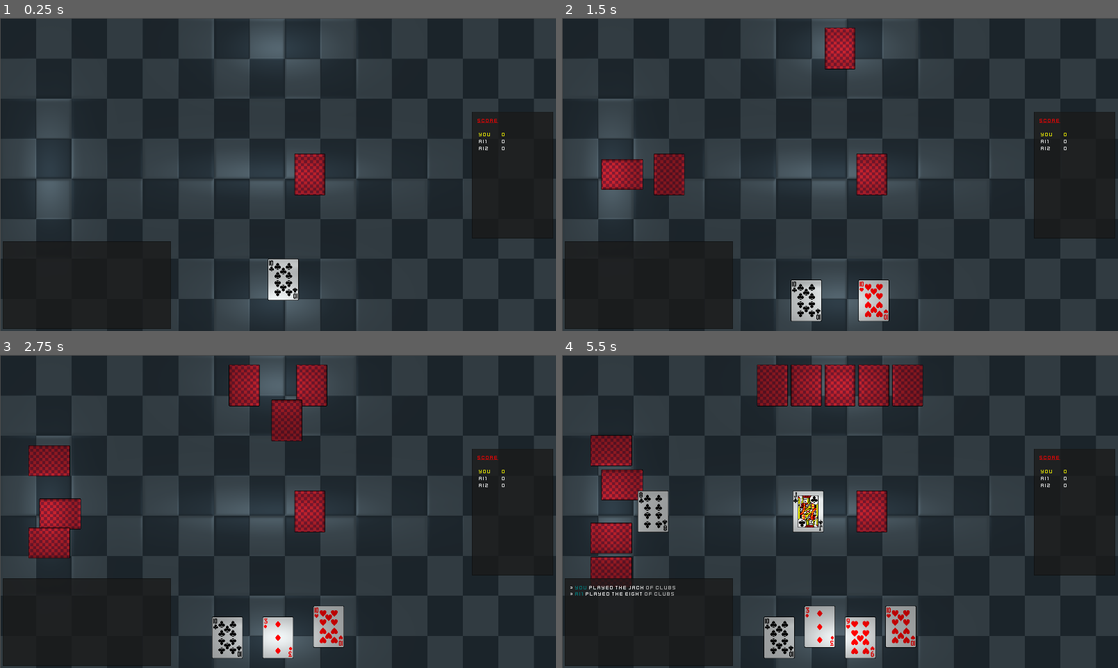
Above: before the commit, frames 1-4 (two rows, left to right).
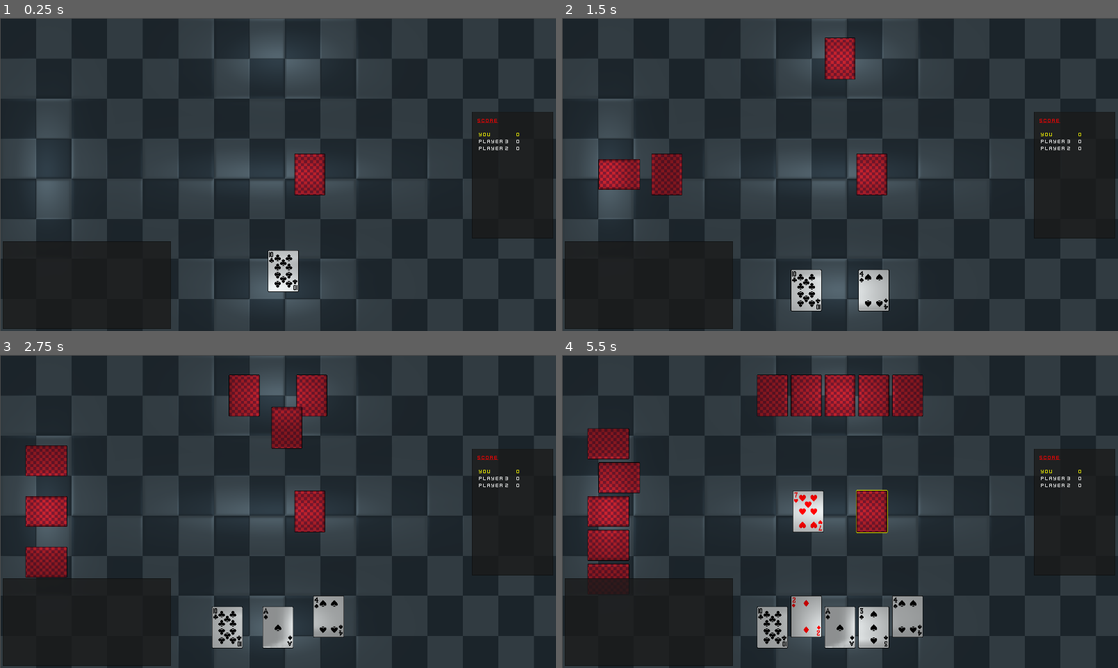
Above: after the commit, the same moments.

Repository: mhogar/CardGameEngine
Game: Godot game, scene res://core/game/una/Una.tscn
The game is run twice, just before and just after one commit, with the same random seed, the same clock (stepped at 60 frames per second) and the same inputs.
Inputs (mouse positions are in pixels of both pictures, inside the frame that each line leads up to):
- Up to frame 1 (0.25 s): no input
- Up to frame 2 (1.5 s): move the mouse to (840, 299) at 0.52 s; click (840, 299) at 0.6 s; move the mouse to (612, 174) at 1.27 s; click (612, 174) at 1.35 s
- Up to frame 3 (2.75 s): move the mouse to (311, 636) at 2.02 s; click (311, 636) at 2.1 s
- Up to frame 4 (5.5 s): move the mouse to (840, 636) at 2.77 s; click (840, 636) at 2.85 s; move the mouse to (817, 636) at 3.52 s; click (817, 636) at 3.6 s; move the mouse to (856, 636) at 4.27 s; click (856, 636) at 4.35 s; move the mouse to (612, 477) at 5.02 s; click (612, 477) at 5.1 s

The runs differ from the first frame. In frame 1, 0.7% of the frame differs, in the area x 48-94%, y 36-91%; in frame 2, 3.3%; in frame 3, 6.5%; in frame 4, 12%, in the area x 1-94%, y 3-97%.

Commit message:
Add player controllers

Diff:
--- a/core/deck/Deck.gd
+++ b/core/deck/Deck.gd
@@ -1,7 +1,6 @@
 extends Node2D
 class_name Deck
 
-export var deck_name := "Deck"
 export var is_sorted := false
 export var is_face_up := false
 
--- a/core/events/EventFactory.gd
+++ b/core/events/EventFactory.gd
@@ -188,7 +188,7 @@
 
 	queue.merge(move_cards_event({ "source_deck": source, "dest_deck": pile }))
 	queue.map(shuffle_pile(pile))
-	queue.map(log_message("Reshuffled " + pile.deck_name))
+	queue.map(log_message("Reshuffled " + pile.name))
 
 	return queue
 
--- a/core/events/card/SelectCard.gd
+++ b/core/events/card/SelectCard.gd
@@ -4,11 +4,11 @@
 
 func execute(_ctx : GameContext, inputs : Dictionary):
 	var deck : Deck = inputs["source_deck"]
-	var player : Player = inputs["player"]
+	var controller : PlayerController = inputs["player"].get_controller()
 	var selectable_indices : Array = inputs["selectable_indices"]
 
-	player.connect("select_card", self, "_on_select_card", [], CONNECT_DEFERRED | CONNECT_ONESHOT)
-	player.select_card(deck, selectable_indices)
+	controller.connect("select_card", self, "_on_select_card", [], CONNECT_DEFERRED | CONNECT_ONESHOT)
+	controller.select_card(deck, selectable_indices)
 
 
 func _on_select_card(index : int):
--- a/core/game/Game.gd
+++ b/core/game/Game.gd
@@ -36,14 +36,20 @@
 		player.clear_decks()
 		game_ctx.players.append(player)
 
+	game_ctx.players.sort_custom(self, "_compare_players")
+
 	game_ctx.piles.clear()
 	for pile in piles.get_children():
 		pile.clear()
-		game_ctx.piles[pile.deck_name] = pile
+		game_ctx.piles[pile.name] = pile
 
 
 func start():
 	game_loop.execute(game_ctx, { "num_iter": 1})
+
+
+func _compare_players(a : Player, b : Player):
+	return a.table_index < b.table_index
 
 
 func _on_GameLoop_completed(_event, _outputs):
--- a/core/game/Game.tscn
+++ b/core/game/Game.tscn
@@ -6,7 +6,6 @@
 [ext_resource path="res://core/gui/game/Scoreboard.tscn" type="PackedScene" id=4]
 [ext_resource path="res://assets/table_tile.png" type="Texture" id=5]
 [ext_resource path="res://assets/table_tile_n.png" type="Texture" id=6]
-[ext_resource path="res://core/players/Human.tscn" type="PackedScene" id=7]
 [ext_resource path="res://core/gui/menu/ReplayMenu.tscn" type="PackedScene" id=8]
 
 [node name="Game" type="Node2D"]
@@ -55,9 +54,6 @@
 
 [node name="Players" type="Node2D" parent="Table"]
 
-[node name="HumanPlayer" parent="Table/Players" instance=ExtResource( 7 )]
-position = Vector2( 0, 435 )
-
 [node name="Piles" type="Node2D" parent="Table"]
 
 [connection signal="completed" from="GameLoop" to="." method="_on_GameLoop_completed"]
--- a/core/game/scoreboard/PlayerScore.gd
+++ b/core/game/scoreboard/PlayerScore.gd
@@ -6,7 +6,7 @@
 
 func _init(players : Array):
 	for player in players:
-		scores[player.player_name] = 0
+		scores[player.name] = 0
 
 
 func set_value(player : String, score : int):
--- a/core/game/una/Una.tscn
+++ b/core/game/una/Una.tscn
@@ -1,10 +1,12 @@
-[gd_scene load_steps=6 format=2]
+[gd_scene load_steps=8 format=2]
 
 [ext_resource path="res://core/game/una/Una.gd" type="Script" id=1]
 [ext_resource path="res://core/deck/Pile.tscn" type="PackedScene" id=2]
-[ext_resource path="res://core/players/AI.tscn" type="PackedScene" id=3]
+[ext_resource path="res://core/game/una/UnaPlayer.tscn" type="PackedScene" id=3]
 [ext_resource path="res://core/game/Game.tscn" type="PackedScene" id=4]
 [ext_resource path="res://assets/light.png" type="Texture" id=5]
+[ext_resource path="res://core/players/HumanController.tscn" type="PackedScene" id=6]
+[ext_resource path="res://core/players/AIController.tscn" type="PackedScene" id=7]
 
 [node name="Una" instance=ExtResource( 4 )]
 script = ExtResource( 1 )
@@ -15,21 +17,33 @@
 energy = 0.7
 range_height = 150.0
 
-[node name="AI1" parent="Table/Players" index="1" instance=ExtResource( 3 )]
-position = Vector2( -790, 0 )
-rotation = 1.5708
-player_name = "AI1"
+[node name="You" parent="Table/Players" index="0" instance=ExtResource( 3 )]
+position = Vector2( 0, 400 )
 
-[node name="AI2" parent="Table/Players" index="2" instance=ExtResource( 3 )]
-position = Vector2( 0, -435 )
-rotation = 3.14159
-player_name = "AI2"
+[node name="Controller" parent="Table/Players/You" index="0" instance=ExtResource( 6 )]
 
-[node name="PlayPile" parent="Table/Piles" index="0" instance=ExtResource( 2 )]
-position = Vector2( -110, 0 )
-deck_name = "Play Pile"
+[node name="Hand" parent="Table/Players/You/Decks" index="0"]
 is_face_up = true
 
-[node name="DrawPile" parent="Table/Piles" index="1" instance=ExtResource( 2 )]
+[node name="Player 2" parent="Table/Players" index="1" instance=ExtResource( 3 )]
+position = Vector2( 0, -400 )
+rotation = 3.14159
+table_index = 2
+
+[node name="Controller" parent="Table/Players/Player 2" index="2" instance=ExtResource( 7 )]
+
+[node name="Player 3" parent="Table/Players" index="2" instance=ExtResource( 3 )]
+position = Vector2( -800, 0 )
+rotation = 1.5708
+table_index = 1
+
+[node name="Controller" parent="Table/Players/Player 3" index="2" instance=ExtResource( 7 )]
+
+[node name="Play Pile" parent="Table/Piles" index="0" instance=ExtResource( 2 )]
+position = Vector2( -110, 0 )
+is_face_up = true
+
+[node name="Draw Pile" parent="Table/Piles" index="1" instance=ExtResource( 2 )]
 position = Vector2( 110, 0 )
-deck_name = "Draw Pile"
+
+[editable path="Table/Players/You"]
--- /dev/null
+++ b/core/game/una/UnaPlayer.tscn
@@ -0,0 +1,8 @@
+[gd_scene load_steps=3 format=2]
+
+[ext_resource path="res://core/players/Player.tscn" type="PackedScene" id=1]
+[ext_resource path="res://core/deck/Hand.tscn" type="PackedScene" id=2]
+
+[node name="UnaPlayer" instance=ExtResource( 1 )]
+
+[node name="Hand" parent="Decks" index="0" instance=ExtResource( 2 )]
--- a/core/game/una/UnaScripts.gd
+++ b/core/game/una/UnaScripts.gd
@@ -4,4 +4,4 @@
 
 func player_out_score(ctx : GameContext, inputs : Dictionary):
 	var player := ctx.get_relative_player(inputs["player_index"])
-	ctx.scoreboard.increment_score("Score:%s" % player.player_name, ctx.players.size() - 1)
+	ctx.scoreboard.increment_score("Score:%s" % player.name, ctx.players.size() - 1)
--- a/core/gui/game/Console.gd
+++ b/core/gui/game/Console.gd
@@ -24,14 +24,14 @@
 
 # Console group
 func log_card_drawn(player : Player):
-	log_message("%s drew a card" % colored_text(PLAYER_COLOR, player.player_name))
+	log_message("%s drew a card" % colored_text(PLAYER_COLOR, player.name))
 
 
 # Console group
 func log_card_played(player : Player, card : CardData):
-	log_message("%s played %s" % [colored_text(PLAYER_COLOR, player.player_name), card.to_bb_text()])
+	log_message("%s played %s" % [colored_text(PLAYER_COLOR, player.name), card.to_bb_text()])
 
 
 # Console group
 func log_player_out(player : Player):
-	log_message("%s is out!" % colored_text(PLAYER_COLOR, player.player_name))
+	log_message("%s is out!" % colored_text(PLAYER_COLOR, player.name))
--- a/core/players/AI.tscn
+++ /dev/null
@@ -1,8 +0,0 @@
-[gd_scene load_steps=3 format=2]
-
-[ext_resource path="res://core/players/AI.gd" type="Script" id=1]
-[ext_resource path="res://core/players/Player.tscn" type="PackedScene" id=2]
-
-[node name="AI" instance=ExtResource( 2 )]
-script = ExtResource( 1 )
-player_name = "AI"
--- a/core/players/AI.gd
+++ b/core/players/AIController.gd
@@ -1,5 +1,5 @@
-extends Player
-class_name AIPlayer
+extends PlayerController
+class_name AIController
 
 var rng : RandomNumberGenerator
 
--- /dev/null
+++ b/core/players/AIController.tscn
@@ -0,0 +1,7 @@
+[gd_scene load_steps=3 format=2]
+
+[ext_resource path="res://core/players/PlayerController.tscn" type="PackedScene" id=1]
+[ext_resource path="res://core/players/AIController.gd" type="Script" id=2]
+
+[node name="AIController" instance=ExtResource( 1 )]
+script = ExtResource( 2 )
--- a/core/players/Human.tscn
+++ /dev/null
@@ -1,11 +0,0 @@
-[gd_scene load_steps=3 format=2]
-
-[ext_resource path="res://core/players/Human.gd" type="Script" id=1]
-[ext_resource path="res://core/players/Player.tscn" type="PackedScene" id=2]
-
-[node name="Human" instance=ExtResource( 2 )]
-script = ExtResource( 1 )
-player_name = "You"
-
-[node name="Hand" parent="Decks" index="0"]
-is_face_up = true
--- a/core/players/Human.gd
+++ b/core/players/HumanController.gd
@@ -1,11 +1,11 @@
-extends Player
-class_name HumanPlayer
+extends PlayerController
+class_name HumanController
 
 var target_deck : Deck
 var selectable_indices : Array
 
 
-func _process(_delta):
+func _physics_process(delta):
 	if target_deck != null && Input.is_action_just_pressed("confirm_card"):
 		var index := target_deck.get_selected_card()
 		if index in selectable_indices:
--- /dev/null
+++ b/core/players/HumanController.tscn
@@ -0,0 +1,7 @@
+[gd_scene load_steps=3 format=2]
+
+[ext_resource path="res://core/players/HumanController.gd" type="Script" id=1]
+[ext_resource path="res://core/players/PlayerController.tscn" type="PackedScene" id=2]
+
+[node name="HumanController" instance=ExtResource( 2 )]
+script = ExtResource( 1 )
--- a/core/players/Player.gd
+++ b/core/players/Player.gd
@@ -1,17 +1,16 @@
 extends Node2D
 class_name Player
 
-signal select_card(index)
+export var table_index := 0
 
 onready var decks_node := $Decks
 
-export var player_name : String
 var decks := {}
 
 
 func _ready():
 	for deck in decks_node.get_children():
-		decks[deck.deck_name] = deck
+		decks[deck.name] = deck
 
 
 func get_deck(key : String) -> Deck:
@@ -23,5 +22,6 @@
 		decks[key].clear()
 
 
-func select_card(_deck : Deck, _indices : Array):
-	pass
+func get_controller() -> PlayerController:
+	var controller : PlayerController = $Controller
+	return controller
--- a/core/players/Player.tscn
+++ b/core/players/Player.tscn
@@ -1,6 +1,5 @@
-[gd_scene load_steps=4 format=2]
+[gd_scene load_steps=3 format=2]
 
-[ext_resource path="res://core/deck/Hand.tscn" type="PackedScene" id=1]
 [ext_resource path="res://core/players/Player.gd" type="Script" id=2]
 [ext_resource path="res://assets/light.png" type="Texture" id=3]
 
@@ -9,9 +8,6 @@
 
 [node name="Decks" type="Node2D" parent="."]
 
-[node name="Hand" parent="Decks" instance=ExtResource( 1 )]
-deck_name = "Hand"
-
 [node name="Light2D" type="Light2D" parent="."]
 scale = Vector2( 1, 0.5 )
 texture = ExtResource( 3 )
--- /dev/null
+++ b/core/players/PlayerController.gd
@@ -0,0 +1,8 @@
+extends Node
+class_name PlayerController
+
+signal select_card(index)
+
+
+func select_card(_deck : Deck, _indices : Array):
+	pass
--- /dev/null
+++ b/core/players/PlayerController.tscn
@@ -0,0 +1,6 @@
+[gd_scene load_steps=2 format=2]
+
+[ext_resource path="res://core/players/PlayerController.gd" type="Script" id=1]
+
+[node name="PlayerController" type="Node"]
+script = ExtResource( 1 )
--- a/project.godot
+++ b/project.godot
@@ -9,10 +9,10 @@
 config_version=4
 
 _global_script_classes=[ {
-"base": "Player",
-"class": "AIPlayer",
-"language": "GDScript",
-"path": "res://core/players/AI.gd"
+"base": "PlayerController",
+"class": "AIController",
+"language": "GDScript",
+"path": "res://core/players/AIController.gd"
 }, {
 "base": "Event",
 "class": "ApplyRulesetEvent",
@@ -114,10 +114,10 @@
 "language": "GDScript",
 "path": "res://core/events/conditional/HasSelectableIndices.gd"
 }, {
-"base": "Player",
-"class": "HumanPlayer",
-"language": "GDScript",
-"path": "res://core/players/Human.gd"
+"base": "PlayerController",
+"class": "HumanController",
+"language": "GDScript",
+"path": "res://core/players/HumanController.gd"
 }, {
 "base": "Event",
 "class": "LogCardDrawnEvent",
@@ -158,6 +158,11 @@
 "class": "Player",
 "language": "GDScript",
 "path": "res://core/players/Player.gd"
+}, {
+"base": "Node",
+"class": "PlayerController",
+"language": "GDScript",
+"path": "res://core/players/PlayerController.gd"
 }, {
 "base": "Resource",
 "class": "PlayerScore",
@@ -260,7 +265,7 @@
 "path": "res://core/game/una/UnaScripts.gd"
 } ]
 _global_script_class_icons={
-"AIPlayer": "",
+"AIController": "",
 "ApplyRulesetEvent": "",
 "BreakQueueEvent": "",
 "BuildDeckEvent": "",
@@ -281,7 +286,7 @@
 "GameSelectButton": "",
 "Hand": "",
 "HasSelectableIndicesCondition": "",
-"HumanPlayer": "",
+"HumanController": "",
 "LogCardDrawnEvent": "",
 "LogCardEvent": "",
 "LogMessageEvent": "",
@@ -290,6 +295,7 @@
 "NextTurnEvent": "",
 "Pile": "",
 "Player": "",
+"PlayerController": "",
 "PlayerScore": "",
 "PlayersLeftCondition": "",
 "RemovePlayerEvent": "",
Not shown: 1 places in core/game/Game.tscn that only renumber resources
